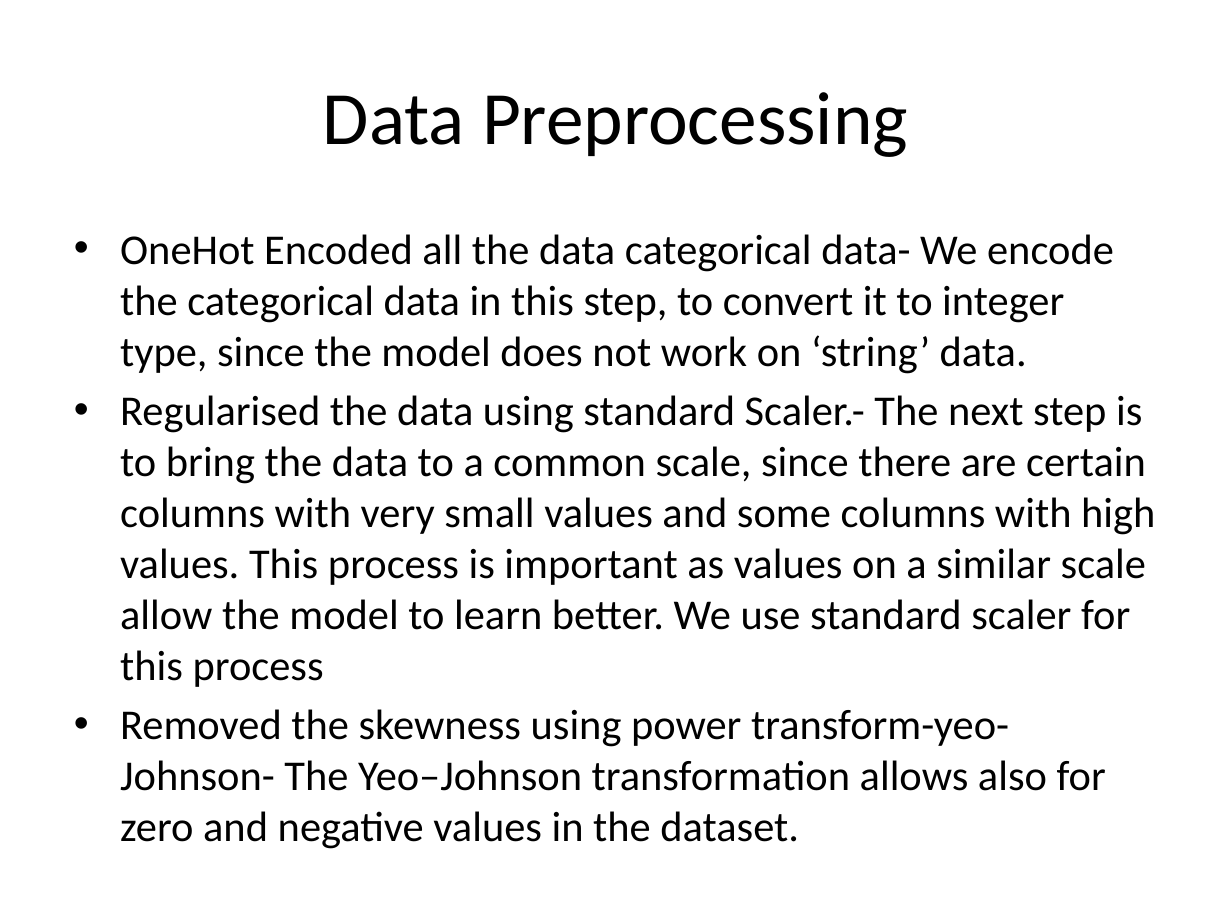
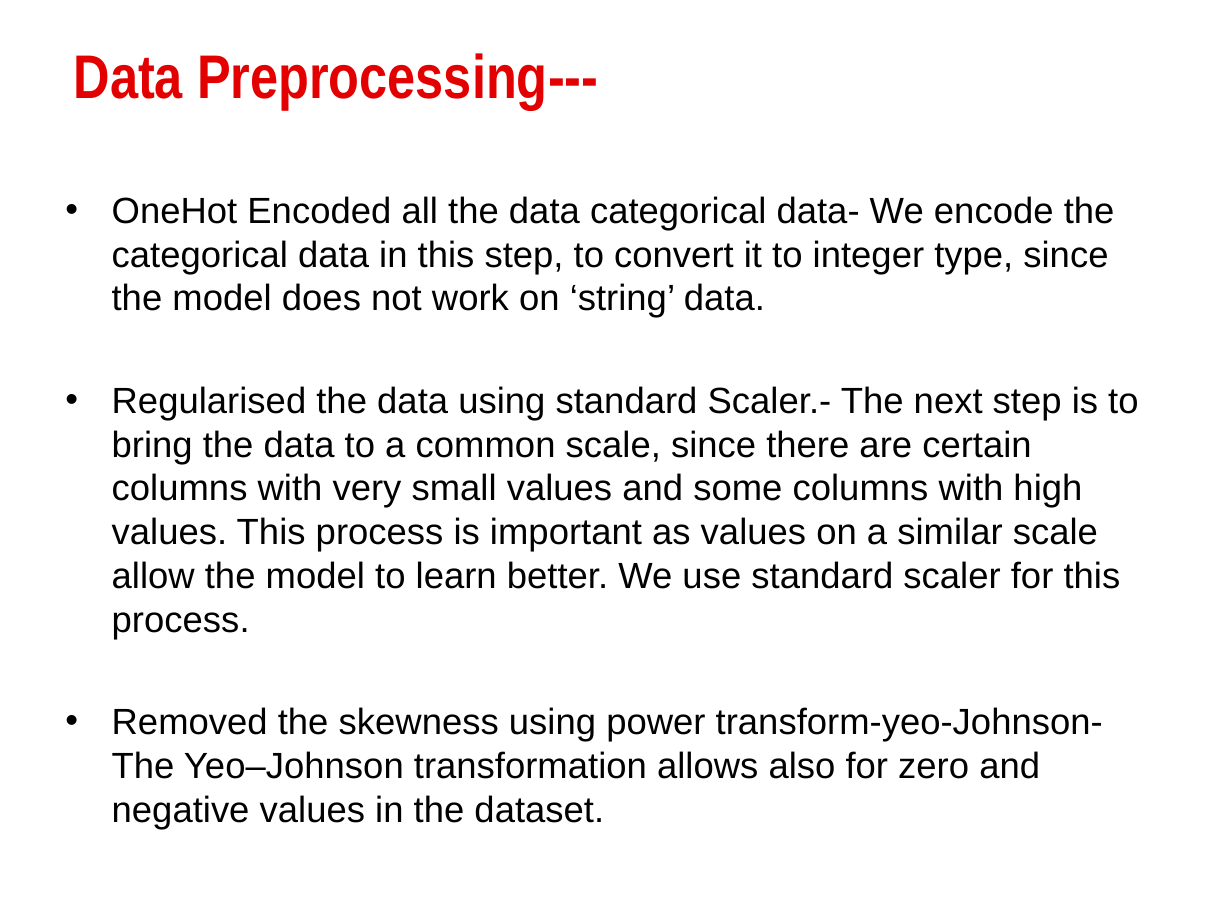
Before and after one commit to SudhanshuKumar19/Web-Scraping-Assignment-1, a slide deck: slide 10 of House Price Prediction PPT.pptx (slide 8 before the commit). Drawn at 1232x924 pixels with LibreOffice and Linux fonts; fonts in the diff are those of the drawing; background and template pictures are left out. Boxes give left, top, right and bottom in pixels: in the first picture for what was removed or moved away, otherwise in the second. Text is boxed around its words. In the diff, an @@ line names an element or a change of style, - is before the commit and + after.

```diff
--- a/House Price Prediction PPT.pptx
+++ b/House Price Prediction PPT.pptx
@@ title at <box>74,53,598,110</box>: text changed; size 44 to 36 pt; font Calibri to Arial Narrow; text colour #000000 to gradient #E30000 to #760303; bold on @@
-Data Preprocessing
+Data Preprocessing---
@@ text "OneHot Encoded all the data ...": place and size @@
-text "OneHot Encoded all the data ..." at <box>120,234,1155,849</box>
+text "OneHot Encoded all the data ..." at <box>112,196,1138,829</box>
@@ text at <box>112,196,1115,829</box>: size 24.8 to 21.3 pt, font Calibri to Arial in "OneHot Encoded all the data categorical data- ...", "Removed the skewness using power transform-yeo-Johnson- The ..." @@
@@ text at <box>112,386,1138,639</box>: text changed; size 24.8 to 21.3 pt; font Calibri to Arial @@
-• Regularised the data using standard Scaler.- The next step is to bring the data to a common scale, since there are certain columns with very small values and some columns with high values. This process is important as values on a similar scale allow the model to learn better. We use standard scaler for this process
+• Regularised the data using standard Scaler.- The next step is to bring the data to a common scale, since there are certain columns with very small values and some columns with high values. This process is important as values on a similar scale allow the model to learn better. We use standard scaler for this process.
```
Also in this commit, not shown: 11 other slides changed, 3 slides added, 1 slide removed.
